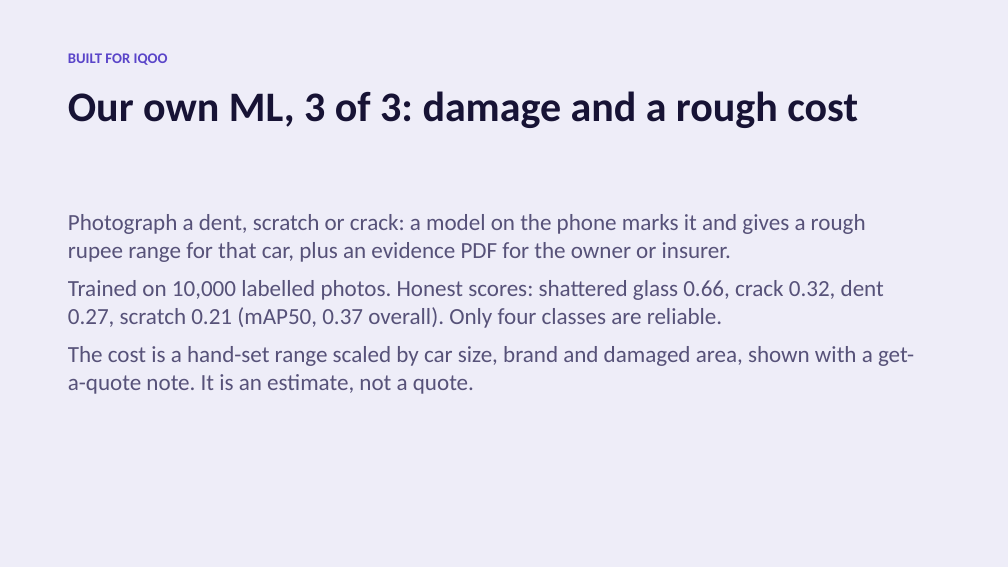
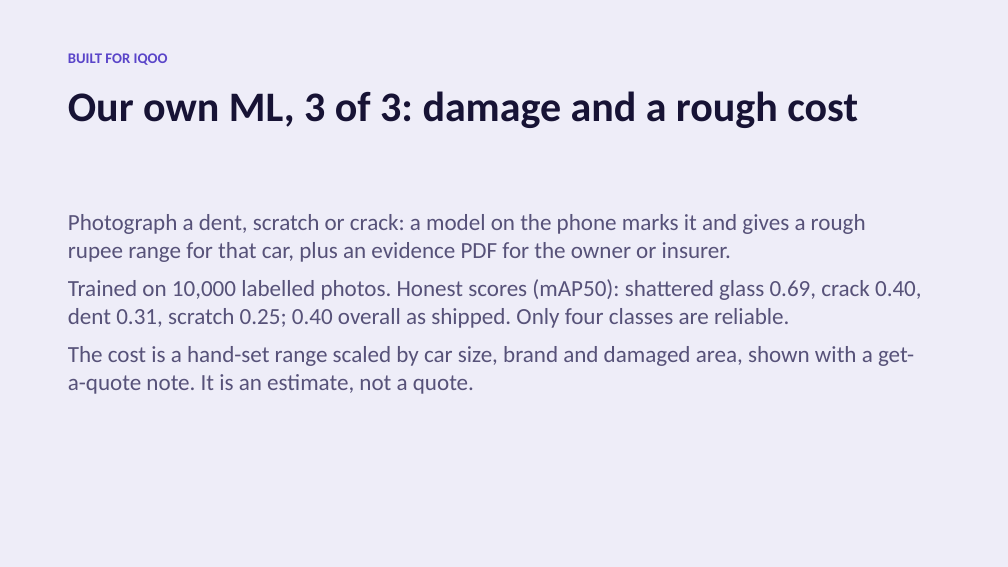
Before and after one commit to nikhilcherry/connect, a slide deck: slide 7 of docs/connect-iqoo-deck.pptx. Drawn at 1008x567 pixels with LibreOffice and Linux fonts; fonts in the diff are those of the drawing. Boxes give left, top, right and bottom in pixels: in the first picture for what was removed or moved away, otherwise in the second. Text is boxed around its words. In the diff, an @@ line names an element or a change of style, - is before the commit and + after.

Commit message:
Damage detector: YOLO11s INT8 (mAP50 0.396 shipped, was 0.37), checked on device; docs and deck updated

```diff
--- a/docs/connect-iqoo-deck.pptx
+++ b/docs/connect-iqoo-deck.pptx
@@ text at [68,279,922,328]: text changed @@
-Trained on 10,000 labelled photos. Honest scores: shattered glass 0.66, crack 0.32, dent 0.27, scratch 0.21 (mAP50, 0.37 overall). Only four classes are reliable.
+Trained on 10,000 labelled photos. Honest scores (mAP50): shattered glass 0.69, crack 0.40, dent 0.31, scratch 0.25; 0.40 overall as shipped. Only four classes are reliable.
```
Also in this commit, not shown: 8 other files.
